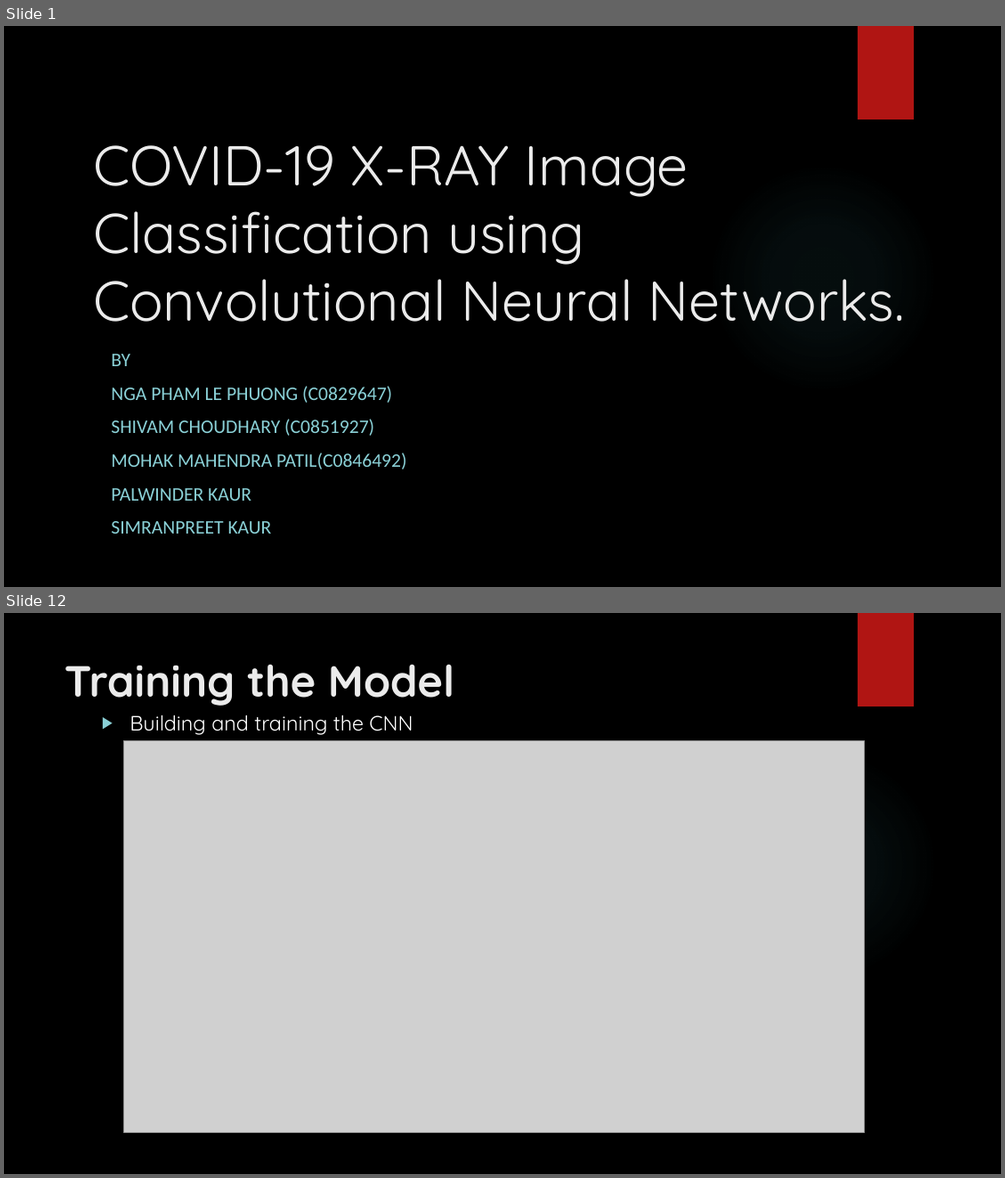
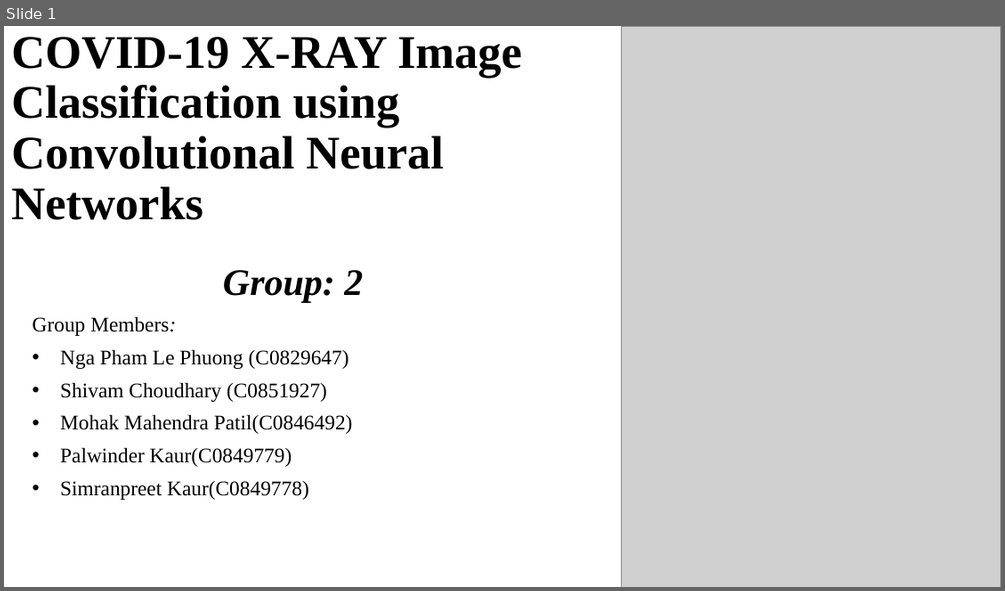
Before and after one commit to SharkyRCC/Covid-19-Classification, a slide deck: Presentation/neural_ppt.pptx. Shown one above the other, each under a label of ours: slides 1 and 12 before the commit, slide 1 after it; the slides between them are not shown. The pictures are 1005x1178 and 1005x591 pixels, drawn with LibreOffice and Linux fonts; fonts in the diff are those of the drawing; grey boxes stand for pictures; background and template pictures are left out. Boxes give left, top, right and bottom in pixels: in the first picture for what was removed or moved away, otherwise in the second. Text is boxed around its words. In the diff, an @@ line names an element or a change of style, - is before the commit and + after.

```diff
--- a/Presentation/neural_ppt.pptx
+++ b/Presentation/neural_ppt.pptx
@@ slide 12 removed at [4,613,1001,1174], background picture (left out); not listed: 2 template elements that a slide beside it also shows @@
@@ title removed at [65,664,454,706] @@
-Training the Model
@@ text removed at [129,714,413,735] @@
-▶ Building and training the CNN
@@ picture removed at [124,740,865,1132] @@
@@ slide 1 changed as well @@
@@ background picture (left out) to #FFFFFF @@
@@ title at [11,37,522,220]: text changed; size 54 to 45 pt; font Quicksand to Times New Roman; text colour #EBEBEB to #000000; bold on @@
-COVID-19 X-RAY Image Classification using Convolutional Neural Networks.
+COVID-19 X-RAY Image Classification using Convolutional Neural Networks
@@ picture added at [622,26,1001,587] @@
@@ rectangle removed at [858,26,914,119] @@
@@ ellipse removed at [708,163,938,394] @@
@@ subtitle at [32,270,363,499]: text changed; size 18.5 to 20 pt; font Calibri to Times New Roman; text colour #8AD0D6 to #000000 @@
-BY
-NGA PHAM LE PHUONG (C0829647)
-SHIVAM CHOUDHARY (C0851927)
-MOHAK MAHENDRA PATIL(C0846492)
-PALWINDER KAUR
-SIMRANPREET KAUR
+Group: 2
+Group Members:
+• Nga Pham Le Phuong (C0829647)
+• Shivam Choudhary (C0851927)
+• Mohak Mahendra Patil(C0846492)
+• Palwinder Kaur(C0849779)
+• Simranpreet Kaur(C0849778)
```
Also in this commit, not shown: 12 other slides changed, 6 slides added, 1 other slide removed.
